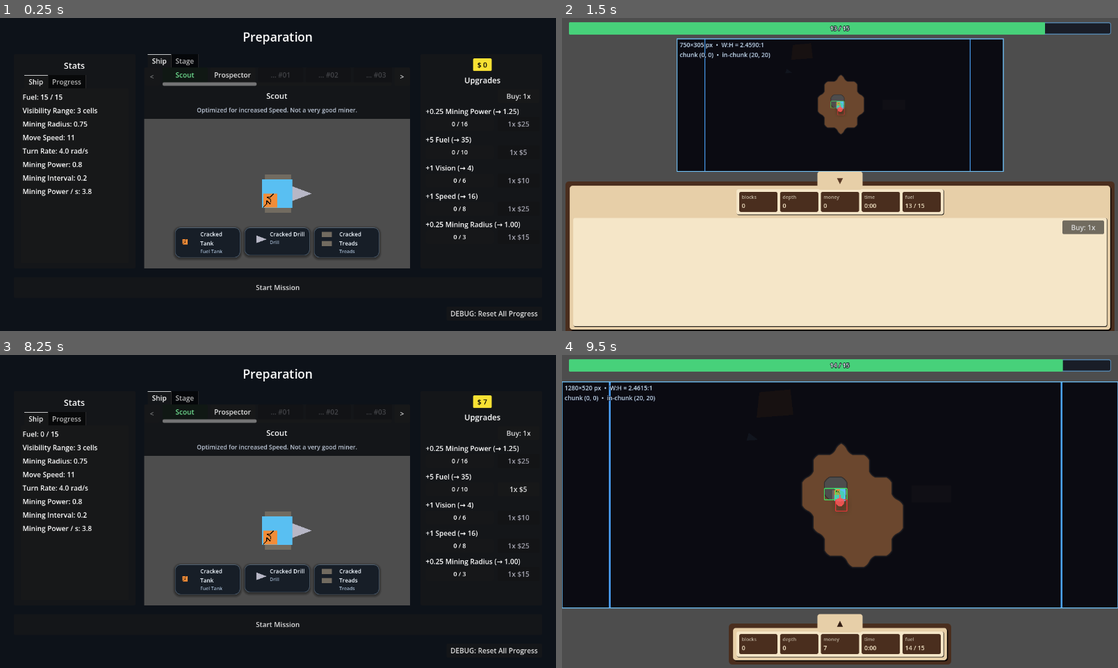
Above: before the commit, frames 1-4 (two rows, left to right).
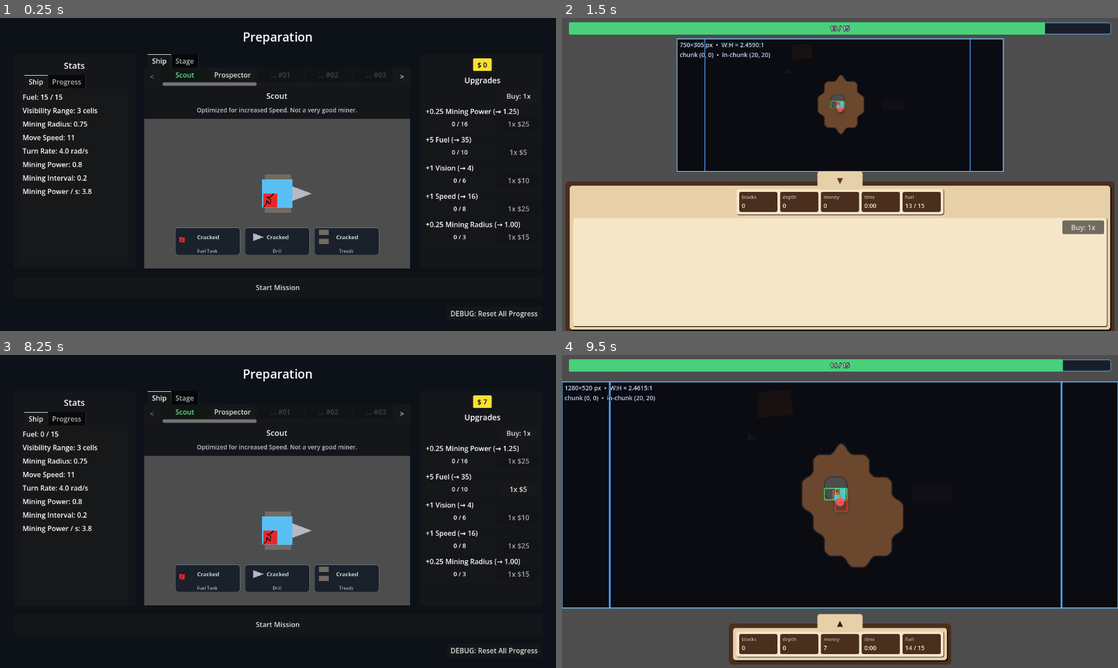
Above: after the commit, the same moments.

Repository: caboyd/blast_game
Game: Godot game, scene res://scenes/prep/Prep.tscn
The game is run twice, just before and just after one commit, with the same random seed, the same clock (stepped at 60 frames per second) and the same inputs.
Inputs:
- Up to frame 1 (0.25 s): no input
- Up to frame 2 (1.5 s): click "Start Mission" at 0.5 s; click "▲" at 1.25 s
- Up to frame 3 (8.25 s): click "Buy: 1x" at 2 s; click "Buy: 5x" at 2.75 s; click "Buy: 25x" at 3.5 s; click "Buy: 100x" at 4.25 s; click "Buy: MAX" at 5 s; click "▼" at 5.75 s; click "▲" at 6.5 s; click "Buy: 1x" at 7.25 s; click "Buy: 5x" at 8 s
- Up to frame 4 (9.5 s): click "Start Mission" at 8.75 s

The runs differ from the first frame. In frame 1, 1.0% of the frame differs, in the area x 31-69%, y 56-77%; in frame 2, less than 0.1%; in frame 3, 1.0%; in frame 4, less than 0.1%.

Commit message:
Update global parts and UI components
- Added unique identifiers to global part resources for better management.
- Simplified display names for various parts (Cracked, Dilapidated) to enhance consistency.
- Introduced a new PrepPartIconTemplate scene for improved part icon representation in the UI.
- Updated Prep.gd to utilize the new icon template and streamline part chip creation.

Diff:
--- a/data/global_parts/cracked_drill.tres
+++ b/data/global_parts/cracked_drill.tres
@@ -1,4 +1,4 @@
-[gd_resource type="Resource" script_class="GlobalPartData" format=3]
+[gd_resource type="Resource" script_class="GlobalPartData" format=3 uid="uid://d15s6sdfdk6gv"]
 
 [ext_resource type="Script" uid="uid://b8431vs7scjj6" path="res://scripts/data/GlobalPartData.gd" id="1"]
 [ext_resource type="Script" uid="uid://mf14x1dbtowp" path="res://scripts/data/GlobalPartEffect.gd" id="2"]
@@ -6,15 +6,13 @@
 
 [sub_resource type="Resource" id="eff_md"]
 script = ExtResource("2")
-stat = "mine_damage_per_tick"
-operation = "multiply"
 value = 0.75
 
 [resource]
 script = ExtResource("1")
 id = &"cracked_drill"
 part_type = "drill"
-display_name = "Cracked Drill"
+display_name = "Cracked"
 ship_scene = ExtResource("3")
 effects = Array[ExtResource("2")]([SubResource("eff_md")])
 allowed_mine_type_ids = PackedInt32Array(1)
--- a/data/global_parts/cracked_tank.tres
+++ b/data/global_parts/cracked_tank.tres
@@ -1,4 +1,4 @@
-[gd_resource type="Resource" script_class="GlobalPartData" format=3]
+[gd_resource type="Resource" script_class="GlobalPartData" format=3 uid="uid://ycq7ay55jcyx"]
 
 [ext_resource type="Script" uid="uid://b8431vs7scjj6" path="res://scripts/data/GlobalPartData.gd" id="1"]
 [ext_resource type="Script" uid="uid://mf14x1dbtowp" path="res://scripts/data/GlobalPartEffect.gd" id="2"]
@@ -7,19 +7,17 @@
 [sub_resource type="Resource" id="eff_fm"]
 script = ExtResource("2")
 stat = "fuel_max"
-operation = "multiply"
 value = 0.5
 
 [sub_resource type="Resource" id="eff_fd"]
 script = ExtResource("2")
 stat = "fuel_drain_per_second"
-operation = "multiply"
 value = 2.0
 
 [resource]
 script = ExtResource("1")
 id = &"cracked_tank"
-part_type = "fuel_tank"
-display_name = "Cracked Tank"
+display_name = "Cracked"
 ship_scene = ExtResource("3")
 effects = Array[ExtResource("2")]([SubResource("eff_fm"), SubResource("eff_fd")])
+allowed_mine_type_ids = null
--- a/data/global_parts/cracked_treads.tres
+++ b/data/global_parts/cracked_treads.tres
@@ -1,4 +1,4 @@
-[gd_resource type="Resource" script_class="GlobalPartData" format=3]
+[gd_resource type="Resource" script_class="GlobalPartData" format=3 uid="uid://dauskstwowhmh"]
 
 [ext_resource type="Script" uid="uid://b8431vs7scjj6" path="res://scripts/data/GlobalPartData.gd" id="1"]
 [ext_resource type="Script" uid="uid://mf14x1dbtowp" path="res://scripts/data/GlobalPartEffect.gd" id="2"]
@@ -7,15 +7,15 @@
 [sub_resource type="Resource" id="eff_sp"]
 script = ExtResource("2")
 stat = "move_speed_px_s"
-operation = "multiply"
 value = 0.75
 
 [resource]
 script = ExtResource("1")
 id = &"cracked_treads"
 part_type = "treads"
-display_name = "Cracked Treads"
+display_name = "Cracked"
 ship_scene = ExtResource("3")
 effects = Array[ExtResource("2")]([SubResource("eff_sp")])
+allowed_mine_type_ids = null
 movement_stop_every_s = 1.0
 movement_stop_duration_s = 0.1
--- a/data/global_parts/dilapidated_drill.tres
+++ b/data/global_parts/dilapidated_drill.tres
@@ -1,21 +1,19 @@
-[gd_resource type="Resource" script_class="GlobalPartData" format=3]
+[gd_resource type="Resource" script_class="GlobalPartData" format=3 uid="uid://cm56b8f7t472d"]
 
 [ext_resource type="Script" uid="uid://b8431vs7scjj6" path="res://scripts/data/GlobalPartData.gd" id="1"]
 [ext_resource type="Script" uid="uid://mf14x1dbtowp" path="res://scripts/data/GlobalPartEffect.gd" id="2"]
 [ext_resource type="PackedScene" uid="uid://uhwa18fyqred" path="res://scenes/ship_parts/dilapidated_drill_part.tscn" id="3"]
-[ext_resource type="PackedScene" path="res://scenes/ship_parts/ship_ground_parts/dilapidated_drill_ground.tscn" id="4"]
+[ext_resource type="PackedScene" uid="uid://df8wrxxuq2de4" path="res://scenes/ship_parts/ship_ground_parts/dilapidated_drill_ground.tscn" id="4"]
 
 [sub_resource type="Resource" id="eff_md"]
 script = ExtResource("2")
-stat = "mine_damage_per_tick"
-operation = "multiply"
-value = 1.0
 
 [resource]
 script = ExtResource("1")
 id = &"dilapidated_drill"
 part_type = "drill"
-display_name = "Dilapidated Drill"
+display_name = "Dilapidated"
+ground_scene = ExtResource("4")
 ship_scene = ExtResource("3")
-ground_scene = ExtResource("4")
 effects = Array[ExtResource("2")]([SubResource("eff_md")])
+allowed_mine_type_ids = null
--- a/data/global_parts/dilapidated_tank.tres
+++ b/data/global_parts/dilapidated_tank.tres
@@ -1,4 +1,4 @@
-[gd_resource type="Resource" script_class="GlobalPartData" format=3]
+[gd_resource type="Resource" script_class="GlobalPartData" format=3 uid="uid://carkk08p2870d"]
 
 [ext_resource type="Script" uid="uid://b8431vs7scjj6" path="res://scripts/data/GlobalPartData.gd" id="1"]
 [ext_resource type="Script" uid="uid://mf14x1dbtowp" path="res://scripts/data/GlobalPartEffect.gd" id="2"]
@@ -8,20 +8,16 @@
 [sub_resource type="Resource" id="eff_fm"]
 script = ExtResource("2")
 stat = "fuel_max"
-operation = "multiply"
-value = 1.0
 
 [sub_resource type="Resource" id="eff_fd"]
 script = ExtResource("2")
 stat = "fuel_drain_per_second"
-operation = "multiply"
-value = 1.0
 
 [resource]
 script = ExtResource("1")
 id = &"dilapidated_tank"
-part_type = "fuel_tank"
-display_name = "Dilapidated Tank"
+display_name = "Dilapidated"
+ground_scene = ExtResource("4")
 ship_scene = ExtResource("3")
-ground_scene = ExtResource("4")
 effects = Array[ExtResource("2")]([SubResource("eff_fm"), SubResource("eff_fd")])
+allowed_mine_type_ids = null
--- a/data/global_parts/dilapidated_treads.tres
+++ b/data/global_parts/dilapidated_treads.tres
@@ -1,4 +1,4 @@
-[gd_resource type="Resource" script_class="GlobalPartData" format=3]
+[gd_resource type="Resource" script_class="GlobalPartData" format=3 uid="uid://cgsfus4nescvl"]
 
 [ext_resource type="Script" uid="uid://b8431vs7scjj6" path="res://scripts/data/GlobalPartData.gd" id="1"]
 [ext_resource type="Script" uid="uid://mf14x1dbtowp" path="res://scripts/data/GlobalPartEffect.gd" id="2"]
@@ -8,14 +8,13 @@
 [sub_resource type="Resource" id="eff_sp"]
 script = ExtResource("2")
 stat = "move_speed_px_s"
-operation = "multiply"
-value = 1.0
 
 [resource]
 script = ExtResource("1")
 id = &"dilapidated_treads"
 part_type = "treads"
-display_name = "Dilapidated Treads"
+display_name = "Dilapidated"
+ground_scene = ExtResource("4")
 ship_scene = ExtResource("3")
-ground_scene = ExtResource("4")
 effects = Array[ExtResource("2")]([SubResource("eff_sp")])
+allowed_mine_type_ids = null
--- a/scenes/planets/Planet1.tscn
+++ b/scenes/planets/Planet1.tscn
@@ -62,7 +62,6 @@
 
 [node name="ShipSpawn" type="Node2D" parent="GameplayBlock/AspectRatioContainer/ViewportFrame/SubViewportContainer/GameSubViewport/World2D" unique_id=945517021]
 unique_name_in_owner = true
-position = Vector2(0, 0)
 
 [node name="Border" type="ReferenceRect" parent="GameplayBlock/AspectRatioContainer/ViewportFrame" unique_id=216972038]
 layout_mode = 1
--- a/scenes/prep/Prep.tscn
+++ b/scenes/prep/Prep.tscn
@@ -1,6 +1,7 @@
 [gd_scene format=3 uid="uid://dr7td61b7wsqq"]
 
 [ext_resource type="Script" uid="uid://dy8m3p7vxk01q" path="res://scripts/prep/Prep.gd" id="1"]
+[ext_resource type="PackedScene" path="res://scenes/prep/PrepPartIconTemplate.tscn" id="2"]
 
 [sub_resource type="StyleBoxFlat" id="StyleBoxFlat_shop_money_yellow"]
 content_margin_left = 10.0
@@ -21,6 +22,7 @@
 grow_horizontal = 2
 grow_vertical = 2
 script = ExtResource("1")
+prep_part_icon_template = ExtResource("2")
 
 [node name="Background" type="ColorRect" parent="." unique_id=1398068514]
 layout_mode = 1
--- /dev/null
+++ b/scenes/prep/PrepPartIconTemplate.tscn
@@ -0,0 +1,89 @@
+[gd_scene format=3 uid="uid://bdax8wt0en6r6"]
+
+[sub_resource type="StyleBoxFlat" id="StyleBoxFlat_prep_part_icon_template"]
+bg_color = Color(0.08, 0.11, 0.15, 0.9)
+border_width_left = 1
+border_width_top = 1
+border_width_right = 1
+border_width_bottom = 1
+border_color = Color(0.54, 0.72, 0.9, 0.38)
+corner_radius_top_left = 6
+corner_radius_top_right = 6
+corner_radius_bottom_right = 6
+corner_radius_bottom_left = 6
+
+[node name="PrepPartIconTemplate" type="PanelContainer" unique_id=1096682403]
+custom_minimum_size = Vector2(150, 64)
+offset_right = 150.0
+offset_bottom = 64.0
+mouse_filter = 2
+theme_override_styles/panel = SubResource("StyleBoxFlat_prep_part_icon_template")
+
+[node name="Col" type="VBoxContainer" parent="." unique_id=552245003]
+layout_mode = 2
+
+[node name="Row" type="HBoxContainer" parent="Col" unique_id=1523674964]
+layout_mode = 2
+mouse_filter = 2
+theme_override_constants/separation = 8
+alignment = 1
+
+[node name="Icon" type="SubViewportContainer" parent="Col/Row" unique_id=1392992179]
+custom_minimum_size = Vector2(42, 42)
+layout_mode = 2
+size_flags_vertical = 4
+mouse_filter = 2
+stretch = true
+
+[node name="SubViewport" type="SubViewport" parent="Col/Row/Icon" unique_id=1747384432]
+transparent_bg = true
+handle_input_locally = false
+size = Vector2i(42, 42)
+render_target_update_mode = 4
+
+[node name="IconRoot" type="Node2D" parent="Col/Row/Icon/SubViewport" unique_id=1312867489]
+position = Vector2(21, 21)
+
+[node name="MissingIconLabel" type="Label" parent="Col/Row/Icon" unique_id=748762659]
+layout_mode = 2
+theme_override_colors/font_color = Color(0.66, 0.74, 0.83, 1)
+theme_override_font_sizes/font_size = 24
+text = "?"
+horizontal_alignment = 1
+vertical_alignment = 1
+
+[node name="TextCol" type="VBoxContainer" parent="Col/Row" unique_id=1403472720]
+layout_mode = 2
+size_flags_horizontal = 3
+mouse_filter = 2
+theme_override_constants/separation = 2
+
+[node name="Spacer" type="Control" parent="Col/Row/TextCol" unique_id=1483863255]
+layout_mode = 2
+size_flags_vertical = 3
+
+[node name="NameLabel" type="Label" parent="Col/Row/TextCol" unique_id=1028921727]
+layout_mode = 2
+theme_override_colors/font_color = Color(0.94, 0.97, 1, 1)
+theme_override_font_sizes/font_size = 13
+text = "Missing Part"
+vertical_alignment = 1
+autowrap_mode = 3
+text_overrun_behavior = 3
+max_lines_visible = 2
+
+[node name="Spacer2" type="Control" parent="Col/Row/TextCol" unique_id=1125607201]
+layout_mode = 2
+size_flags_vertical = 3
+
+[node name="Row2" type="HBoxContainer" parent="Col" unique_id=478923335]
+layout_mode = 2
+size_flags_vertical = 8
+
+[node name="TypeLabel" type="Label" parent="Col/Row2" unique_id=1892289347]
+layout_mode = 2
+size_flags_horizontal = 3
+theme_override_colors/font_color = Color(0.66, 0.74, 0.83, 1)
+theme_override_font_sizes/font_size = 10
+text = "Missing Part Type"
+horizontal_alignment = 1
--- a/scenes/ship_parts/cracked_tank_part.tscn
+++ b/scenes/ship_parts/cracked_tank_part.tscn
@@ -4,7 +4,7 @@
 
 [node name="Blob" type="Polygon2D" parent="." unique_id=724591013]
 position = Vector2(-4, 0)
-color = Color(0.95, 0.55, 0.22, 1)
+color = Color(0.8980392, 0.16078432, 0.16862746, 1)
 polygon = PackedVector2Array(0, 0, 4, 0, 4, 4, 0, 4)
 
 [node name="Line2D" type="Line2D" parent="Blob" unique_id=1536126000]
--- a/scenes/ship_parts/dilapidated_tank_part.tscn
+++ b/scenes/ship_parts/dilapidated_tank_part.tscn
@@ -4,5 +4,5 @@
 
 [node name="Blob" type="Polygon2D" parent="." unique_id=2011504271]
 position = Vector2(-4, 0)
-color = Color(0.85, 0.72, 0.38, 1)
+color = Color(0.8980392, 0.16078432, 0.16862746, 1)
 polygon = PackedVector2Array(0, 0, 4, 0, 4, 4, 0, 4)
--- a/scripts/prep/Prep.gd
+++ b/scripts/prep/Prep.gd
@@ -16,15 +16,10 @@
 @export var prep_parts_overlay_height: float = 80.0
 @export var prep_part_chip_min_size := Vector2(150.0, 64.0)
 @export var prep_part_chip_spacing: int = 10
-@export var prep_part_chip_bg_color := Color(0.08, 0.11, 0.15, 0.9)
-@export var prep_part_chip_border_color := Color(0.54, 0.72, 0.9, 0.38)
-@export var prep_part_chip_text_color := Color(0.94, 0.97, 1.0, 1.0)
-@export var prep_part_chip_type_color := Color(0.66, 0.74, 0.83, 1.0)
-@export var prep_part_name_font_size: int = 13
-@export var prep_part_type_font_size: int = 11
 @export var prep_part_icon_size := Vector2(42.0, 42.0)
 @export var prep_part_icon_scale: float = 3.0
 @export var prep_part_icon_offset := Vector2.ZERO
+@export var prep_part_icon_template: PackedScene
 @export var prep_part_show_type_label: bool = true
 
 @onready var _start: Button = $Margin/RootVBox/StartMission
@@ -192,22 +187,6 @@
 	_rebuild_global_parts_strip()
 
 
-func _prep_part_slot_style() -> StyleBoxFlat:
-	var sb := StyleBoxFlat.new()
-	sb.bg_color = prep_part_chip_bg_color
-	sb.border_color = prep_part_chip_border_color
-	sb.set_border_width_all(1)
-	sb.set_corner_radius_all(12)
-	sb.shadow_color = Color(0.0, 0.0, 0.0, 0.38)
-	sb.shadow_size = 6
-	sb.shadow_offset = Vector2(0, 2)
-	sb.content_margin_left = 8
-	sb.content_margin_top = 6
-	sb.content_margin_right = 10
-	sb.content_margin_bottom = 6
-	return sb
-
-
 func _apply_prep_parts_overlay_layout() -> void:
 	if _prep_parts_strip:
 		_prep_parts_strip.set_anchor(SIDE_LEFT, 0.0)
@@ -231,95 +210,55 @@
 	return String(type_key).replace("_", " ").capitalize()
 
 
-func _prep_make_part_icon(pd: GlobalPartData) -> Control:
-	var ps: PackedScene
-	if pd != null:
-		ps = pd.prep_icon_scene if pd.prep_icon_scene != null else pd.ship_scene
-	if ps == null:
-		var fallback := Label.new()
-		fallback.custom_minimum_size = prep_part_icon_size
-		fallback.text = "?"
-		fallback.horizontal_alignment = HORIZONTAL_ALIGNMENT_CENTER
-		fallback.vertical_alignment = VERTICAL_ALIGNMENT_CENTER
-		fallback.add_theme_font_size_override(&"font_size", 24)
-		fallback.add_theme_color_override(&"font_color", prep_part_chip_type_color)
-		fallback.mouse_filter = Control.MOUSE_FILTER_IGNORE
-		fallback.size_flags_vertical = Control.SIZE_SHRINK_BEGIN
-		return fallback
-
-	var viewport_container := SubViewportContainer.new()
-	viewport_container.custom_minimum_size = prep_part_icon_size
-	viewport_container.stretch = true
-	viewport_container.mouse_filter = Control.MOUSE_FILTER_IGNORE
-	viewport_container.size_flags_vertical = Control.SIZE_SHRINK_BEGIN
-
-	var viewport := SubViewport.new()
-	viewport.size = Vector2i(
-		int(maxf(1.0, prep_part_icon_size.x)),
-		int(maxf(1.0, prep_part_icon_size.y))
-	)
-	viewport.transparent_bg = true
-	viewport.handle_input_locally = false
-	viewport.render_target_update_mode = SubViewport.UPDATE_ALWAYS
-	viewport_container.add_child(viewport)
-
-	var icon_root := Node2D.new()
-	icon_root.position = Vector2(viewport.size) * 0.5 + prep_part_icon_offset
-	viewport.add_child(icon_root)
-
-	var icon_node := ps.instantiate() as Node2D
-	if icon_node != null:
-		icon_node.scale = Vector2.ONE * prep_part_icon_scale
-		icon_root.add_child(icon_node)
-
-	return viewport_container
-
-
 func _prep_make_part_chip(type_key: StringName, part_id: StringName) -> Control:
 	var pd: GlobalPartData = GlobalPartRegistry.get_part_data(part_id)
 	var name_txt: String = "Empty"
 	var type_txt: String = _prep_type_display_name(type_key)
+	var icon_scene: PackedScene
 	if pd != null:
 		name_txt = pd.display_name
 		type_txt = String(pd.part_type).replace("_", " ").capitalize()
-	var panel := PanelContainer.new()
-	panel.custom_minimum_size = prep_part_chip_min_size
-	panel.mouse_filter = Control.MOUSE_FILTER_IGNORE
-	panel.size_flags_vertical = Control.SIZE_SHRINK_BEGIN
-	panel.add_theme_stylebox_override(&"panel", _prep_part_slot_style())
-	var row := HBoxContainer.new()
-	row.add_theme_constant_override(&"separation", 8)
-	row.alignment = BoxContainer.ALIGNMENT_CENTER
-	row.mouse_filter = Control.MOUSE_FILTER_IGNORE
-	row.size_flags_vertical = Control.SIZE_SHRINK_BEGIN
-	panel.add_child(row)
-	row.add_child(_prep_make_part_icon(pd))
-	var text_col := VBoxContainer.new()
-	text_col.add_theme_constant_override(&"separation", 2)
-	text_col.size_flags_horizontal = Control.SIZE_EXPAND_FILL
-	text_col.size_flags_vertical = Control.SIZE_SHRINK_BEGIN
-	text_col.mouse_filter = Control.MOUSE_FILTER_IGNORE
-	row.add_child(text_col)
-	var name_lbl := Label.new()
-	name_lbl.text = name_txt
-	name_lbl.horizontal_alignment = HORIZONTAL_ALIGNMENT_LEFT
-	name_lbl.vertical_alignment = VERTICAL_ALIGNMENT_CENTER
-	name_lbl.autowrap_mode = TextServer.AUTOWRAP_WORD_SMART
-	name_lbl.add_theme_font_size_override(&"font_size", prep_part_name_font_size)
-	name_lbl.add_theme_color_override(&"font_color", prep_part_chip_text_color)
-	name_lbl.mouse_filter = Control.MOUSE_FILTER_IGNORE
-	name_lbl.max_lines_visible = 2
-	name_lbl.text_overrun_behavior = TextServer.OVERRUN_TRIM_ELLIPSIS
-	text_col.add_child(name_lbl)
-	var type_lbl := Label.new()
-	type_lbl.text = type_txt
-	type_lbl.visible = prep_part_show_type_label
-	type_lbl.horizontal_alignment = HORIZONTAL_ALIGNMENT_LEFT
-	type_lbl.add_theme_font_size_override(&"font_size", prep_part_type_font_size)
-	type_lbl.add_theme_color_override(&"font_color", prep_part_chip_type_color)
-	type_lbl.mouse_filter = Control.MOUSE_FILTER_IGNORE
-	text_col.add_child(type_lbl)
-	return panel
+		icon_scene = pd.prep_icon_scene if pd.prep_icon_scene != null else pd.ship_scene
+
+	var chip := Control.new()
+	if prep_part_icon_template != null:
+		chip = prep_part_icon_template.instantiate() as Control
+	if chip == null:
+		chip = Control.new()
+	chip.custom_minimum_size = prep_part_chip_min_size
+	chip.mouse_filter = Control.MOUSE_FILTER_IGNORE
+	chip.size_flags_vertical = Control.SIZE_SHRINK_BEGIN
+
+	var name_lbl := chip.get_node_or_null("Col/Row/TextCol/NameLabel") as Label
+	if name_lbl != null:
+		name_lbl.text = name_txt
+	var type_lbl := chip.get_node_or_null("Col/Row2/TypeLabel") as Label
+	if type_lbl != null:
+		type_lbl.text = type_txt
+		type_lbl.visible = prep_part_show_type_label
+
+	var icon := chip.get_node_or_null("Row/Icon") as Control
+	if icon != null:
+		icon.custom_minimum_size = prep_part_icon_size
+	var viewport := chip.get_node_or_null("Col/Row/Icon/SubViewport") as SubViewport
+	if viewport != null:
+		viewport.size = Vector2i(int(maxf(1.0, prep_part_icon_size.x)), int(maxf(1.0, prep_part_icon_size.y)))
+	var missing_icon_lbl := chip.get_node_or_null("Col/Row/Icon/MissingIconLabel") as Label
+	if missing_icon_lbl != null:
+		missing_icon_lbl.visible = icon_scene == null
+	var icon_root := chip.get_node_or_null("Col/Row/Icon/SubViewport/IconRoot") as Node2D
+	if icon_root != null:
+		var icon_position := prep_part_icon_offset
+		if viewport != null:
+			icon_position = Vector2(viewport.size) * 0.5 + prep_part_icon_offset
+		icon_root.position = icon_position
+		if icon_scene != null:
+			var icon_node := icon_scene.instantiate() as Node2D
+			if icon_node != null:
+				icon_node.scale = Vector2.ONE * prep_part_icon_scale
+				icon_root.add_child(icon_node)
+
+	return chip
 
 
 func _rebuild_global_parts_strip() -> void:
